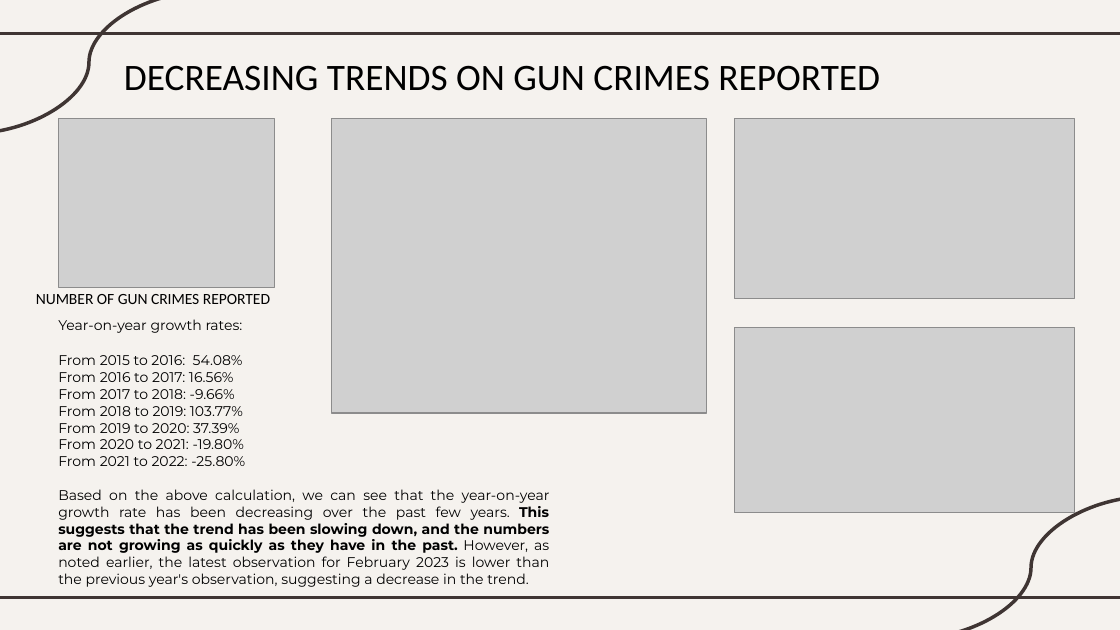
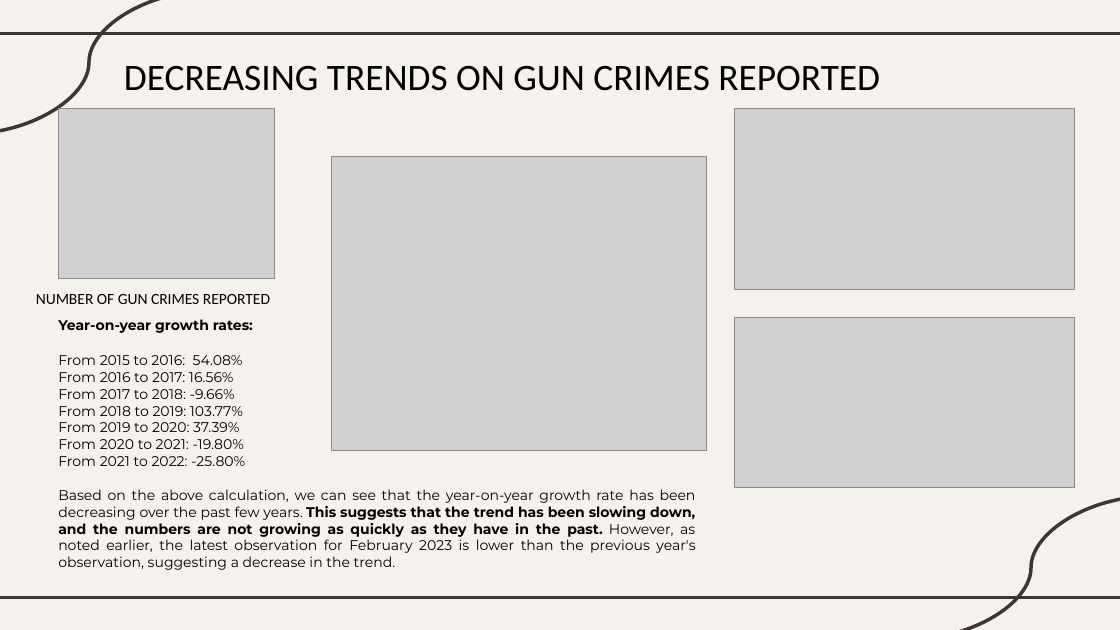
Before and after one commit to BU-Spark/ds-councilor-worrell-gun-violence, a slide deck: slide 5 of spring23-team-4/deliverables/deliverable 2/Early Insights.pptx (slide 4 before the commit). Drawn at 1120x630 pixels with LibreOffice and Linux fonts; fonts in the diff are those of the drawing; grey boxes stand for pictures. Boxes give left, top, right and bottom in pixels: in the first picture for what was removed or moved away, otherwise in the second. Text is boxed around its words. In the diff, an @@ line names an element or a change of style, - is before the commit and + after.

```diff
--- a/spring23-team-4/deliverables/deliverable 2/Early Insights.pptx
+++ b/spring23-team-4/deliverables/deliverable 2/Early Insights.pptx
@@ picture: place and size @@
-picture at <box>59,119,274,288</box>
+picture at <box>59,109,274,278</box>
@@ picture: place and size @@
-picture at <box>735,119,1075,299</box>
+picture at <box>735,109,1075,289</box>
@@ picture: place and size @@
-picture at <box>332,119,706,413</box>
+picture at <box>332,157,706,451</box>
@@ text at <box>58,319,253,333</box>: bold on in "Year-on-year growth rates:" @@
@@ picture: place and size @@
-picture at <box>735,327,1075,513</box>
+picture at <box>735,318,1075,487</box>
```
Also in this commit, not shown: 1 other slide changed, 3 slides added, 2 slides removed.
